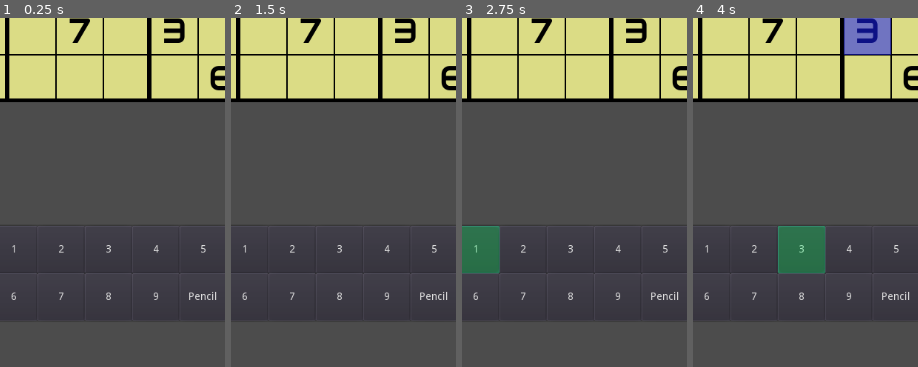
Above: before the commit, frames 1-4 (left to right).
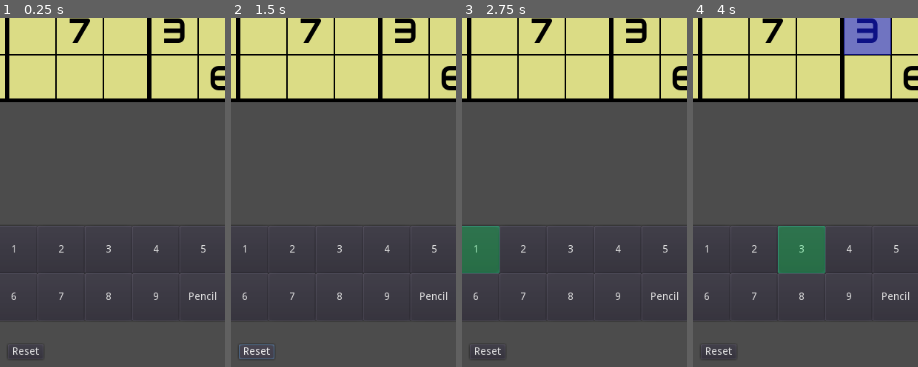
Above: after the commit, the same moments.

Repository: RonaldNand/GodotSudoku
Game: Godot game, scene res://Main.tscn
Same seed, same stepped clock (60 frames per second), same inputs: the game is played once before the commit and once after it.
Inputs (mouse positions are % of the whole screen's width and height, from its top left):
- Up to frame 1 (0.25 s): no input
- Up to frame 2 (1.5 s): click (7, 4) at 0.52 s; click (37, 98) at 1.25 s, where only the run after the commit has a clickable "Reset"
- Up to frame 3 (2.75 s): click "1" at 2 s
- Up to frame 4 (4 s): click "2" at 2.75 s; click "3" at 3.5 s
The pictures show only the part of the screen within x 31-81%, y 50-100%; the shares and areas given below are measured in that part.

The runs differ from the first frame. In frame 1, 0.1% of the frame differs, in the area x 5-18%, y 94-97%; in frame 2, 0.2%, in the area x 3-20%, y 93-98%; in frame 3, 0.1%; in frame 4, 0.1%.

Commit message:
UI Update

Diff:
--- a/Sudoku/Cell.gd
+++ b/Sudoku/Cell.gd
@@ -45,10 +45,15 @@
 					$Pencil.get_child(x-1).hide()
 		else:
 			hidePencil()
-	if highlight:
-		$Highlight.show()
+	if error:
+		$Highlight.hide()
+		$Error.show()
 	else:
-		$Highlight.hide()
+		$Error.hide()
+		if highlight:
+			$Highlight.show()
+		else:
+			$Highlight.hide()
 
 func hidePencil():
 	for x in $Pencil.get_child_count():
--- a/Sudoku/Cell.tscn
+++ b/Sudoku/Cell.tscn
@@ -152,13 +152,6 @@
 align = 1
 valign = 1
 
-[node name="Button" type="Button" parent="." groups=["cell"]]
-self_modulate = Color( 1, 1, 1, 0 )
-margin_left = -32.0
-margin_top = -32.0
-margin_right = 32.0
-margin_bottom = 32.0
-
 [node name="Highlight" type="ColorRect" parent="."]
 margin_left = -32.0
 margin_top = -32.0
@@ -172,3 +165,10 @@
 margin_right = 32.0
 margin_bottom = 32.0
 color = Color( 0.933333, 0.027451, 0.027451, 0.45098 )
+
+[node name="Button" type="Button" parent="." groups=["cell"]]
+self_modulate = Color( 1, 1, 1, 0 )
+margin_left = -32.0
+margin_top = -32.0
+margin_right = 32.0
+margin_bottom = 32.0
--- a/Sudoku/Main.gd
+++ b/Sudoku/Main.gd
@@ -11,6 +11,7 @@
 var cellTable = []
 var possibleVal = []
 var solutions = []
+var puzzle = []
 var startingPosition = Vector2(25,25)
 var target = 20
 var counter = 0
@@ -109,12 +110,21 @@
 	result = true
 	return result
 
+
+
 func checkCorrectness():
+	for x in 9:
+		for y in 9:
+			cellTable[x][y].error = false
+
 	for x in 9:
 		for i in range (1,10):
 			if numberTable[x].count(i) > 1:
 				print ("error in row " + str(x))
-				return false
+				for j in 9:
+					if cellTable[x][j].value == i:
+						cellTable[x][j].error = true
+				#return false
 	for y in 9:
 		var col = []
 		for x in 9:
@@ -122,7 +132,10 @@
 		for i in range (1,10):
 			if col.count(i) > 1:
 				print ("error in column " + str(y))
-				return false
+				for j in 9:
+					if cellTable[j][y].value == i:
+						cellTable[j][y].error = true
+				#return false
 	for x in 9:
 		var grid = []
 		var gridX = 0 + (x/3) * 3
@@ -132,8 +145,15 @@
 				grid.append(numberTable[i + gridX][j+gridY])
 		for i in range (1,10):
 			if grid.count(i) > 1:
+				for o in 3:
+					for p in 3:
+						if cellTable[o + gridX][p+gridY].value == i:
+							cellTable[o + gridX][p+gridY].error = true
 				print ("error in grid " + str(x))
-				return false
+				#return false
+
+
+
 
 func populateValues():
 	var table = []
@@ -196,6 +216,7 @@
 	target = 50
 	counter = 0
 	removeNumber()
+	puzzle = numberTable.duplicate(true)
 	counter = 0
 
 func removeNumber():
@@ -257,7 +278,7 @@
 	for x in length:
 		for y in length:
 			if !cellTable[x][y].locked:
-				cellTable[x][y].get_child(2).connect("pressed",self,"updateCell",[x,y])
+				cellTable[x][y].get_child(4).connect("pressed",self,"updateCell",[x,y])
 
 func updateCell(x,y):
 	var number = $NumberSelector.selectedNumber
@@ -282,12 +303,6 @@
 	for x in length:
 		for y in length:
 			cellTable[x][y].value = numberTable[x][y]
-#	for x in 81:
-#		var newX = x / 9
-#		var newY = x % 9
-#		cellTable[newX][newY].pencil = possibleVal[x]
-
-func _on_NumberSelector_numberChanged():
 	for x in 9:
 		for y in 9:
 			if cellTable[x][y].value == $NumberSelector.selectedNumber:
@@ -295,3 +310,11 @@
 			else:
 				if cellTable[x][y].highlight:
 					cellTable[x][y].highlight = false
+	checkCorrectness()
+
+
+func _on_NumberSelector_resetGrid():
+	numberTable = puzzle.duplicate(true)
+	for x in 9:
+		for y in 9:
+			cellTable[x][y].pencil.clear()
--- a/Sudoku/Main.tscn
+++ b/Sudoku/Main.tscn
@@ -10,4 +10,4 @@
 
 [node name="NumberSelector" parent="." instance=ExtResource( 3 )]
 
-[connection signal="numberChanged" from="NumberSelector" to="." method="_on_NumberSelector_numberChanged"]
+[connection signal="resetGrid" from="NumberSelector" to="." method="_on_NumberSelector_resetGrid"]
--- a/Sudoku/NumberSelector.gd
+++ b/Sudoku/NumberSelector.gd
@@ -8,7 +8,7 @@
 var pencil = false
 var eraser = false
 
-signal numberChanged
+signal resetGrid
 
 # Called when the node enters the scene tree for the first time.
 func _ready():
@@ -55,3 +55,7 @@
 			get_child(x).connect("pressed",self,"selectNumber",[x+1])
 	get_child(9).connect("pressed",self,"togglePencil")
 	get_child(10).connect("pressed",self,"selectEraser")
+
+
+func _on_Reset_pressed():
+	emit_signal("resetGrid")
--- a/Sudoku/NumberSelector.tscn
+++ b/Sudoku/NumberSelector.tscn
@@ -89,3 +89,12 @@
 margin_top = 768.0
 margin_right = 512.0
 margin_bottom = 832.0
+
+[node name="Reset" type="Button" parent="."]
+margin_left = 216.0
+margin_top = 928.0
+margin_right = 228.0
+margin_bottom = 948.0
+text = "Reset"
+
+[connection signal="pressed" from="Reset" to="." method="_on_Reset_pressed"]
